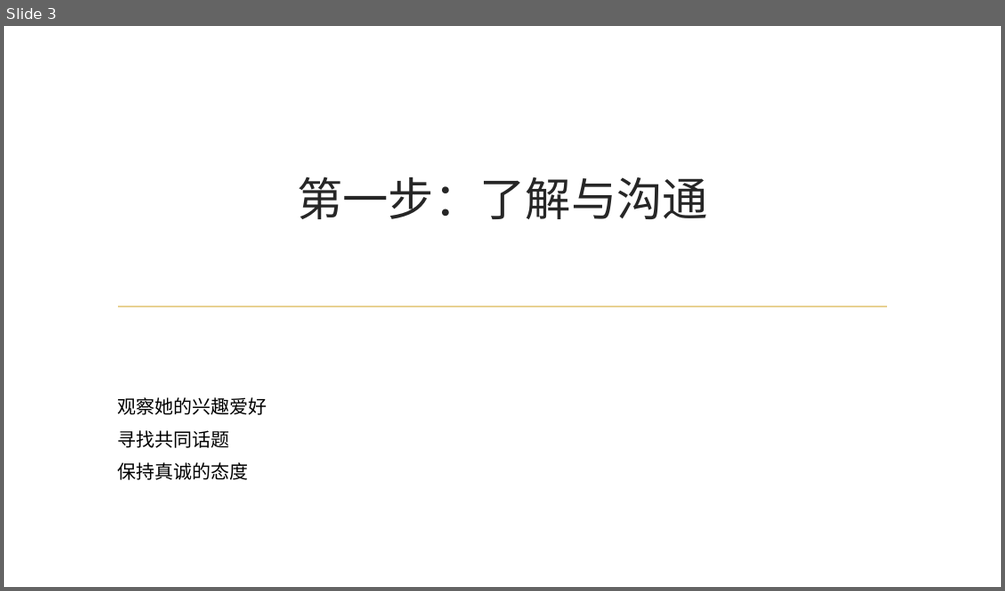
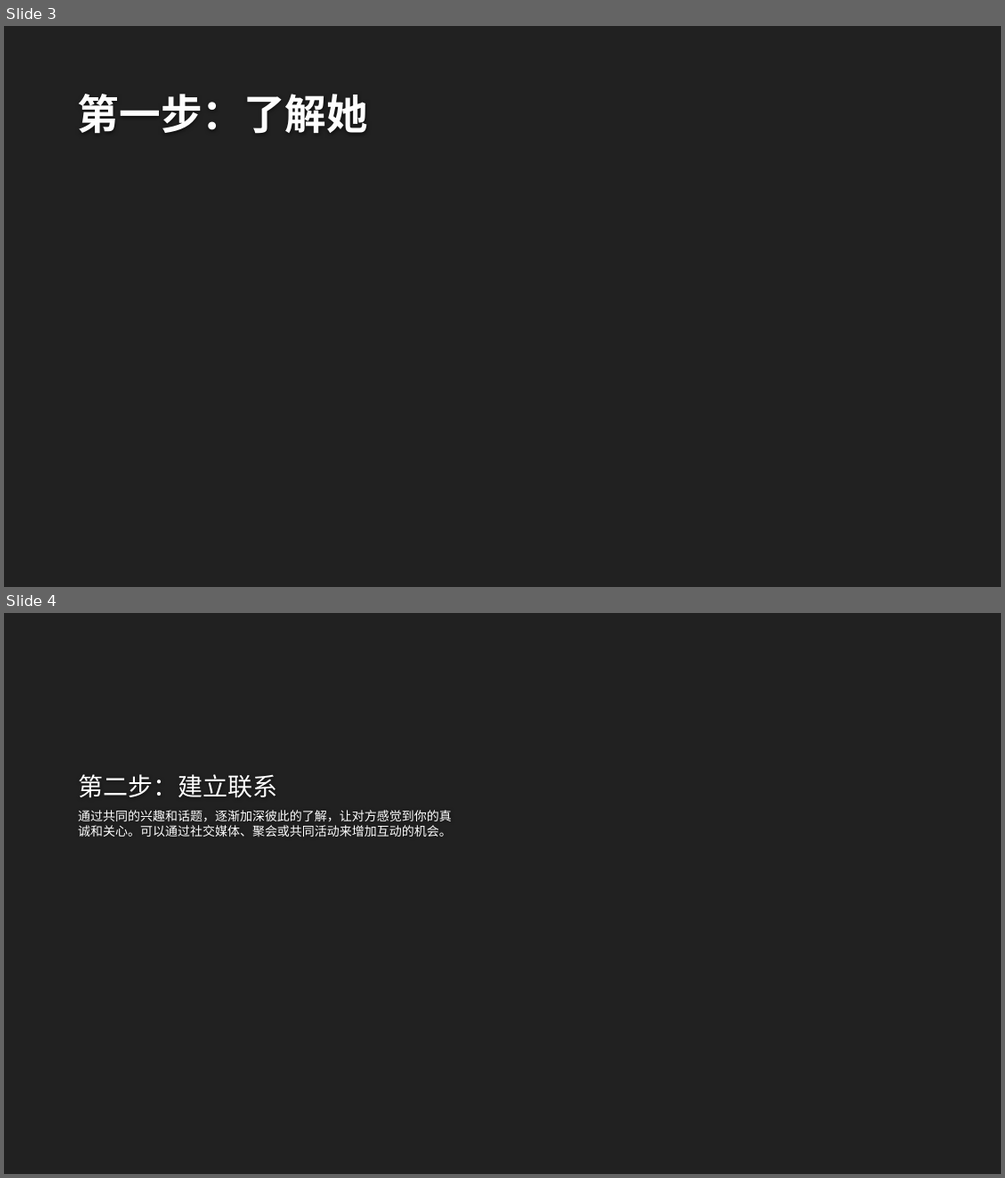
Before and after one commit to Lizhenghe-Chen/AIFileGenerator, a slide deck: Output/666/test.pptx. Shown one above the other, each under a label of ours: slide 3 before the commit, slides 3 and 4 after it. The pictures are 1005x591 and 1005x1178 pixels, drawn with LibreOffice and Linux fonts; fonts in the diff are those of the drawing; background and template pictures are left out. Boxes give left, top, right and bottom in pixels: in the first picture for what was removed or moved away, otherwise in the second. Text is boxed around its words. In the diff, an @@ line names an element or a change of style, - is before the commit and + after.

```diff
--- a/Output/666/test.pptx
+++ b/Output/666/test.pptx
@@ slide 4 added at [4,613,1001,1174], background #212121 @@
@@ title added at [78,774,277,798], 24 pt, text #FEFEFE @@
+第二步：建立联系
@@ text added at [78,810,452,836], 12 pt, text #FFFFFF @@
+通过共同的兴趣和话题，逐渐加深彼此的了解，让对方感觉到你的真诚和关心。可以通过社交媒体、聚会或共同活动来增加互动的机会。
@@ slide 3 changed as well @@
@@ background picture (left out) to #212121 @@
@@ title "第一步：了解她" at [78,94,368,134]: vertical alignment middle to bottom @@
@@ title at [78,94,368,134]: text changed; size 44 to 40 pt; font Times New Roman to Quicksand; text colour #262626 to #FEFEFE; bold on @@
-第一步：了解与沟通
+第一步：了解她
@@ line removed from (119, 306) to (887, 306) @@
@@ text removed at [117,397,267,480] @@
-观察她的兴趣爱好
-寻找共同话题
-保持真诚的态度
```
Also in this commit, not shown: 3 other slides changed, 1 other slide added, 2 slides removed, 5 other files.
